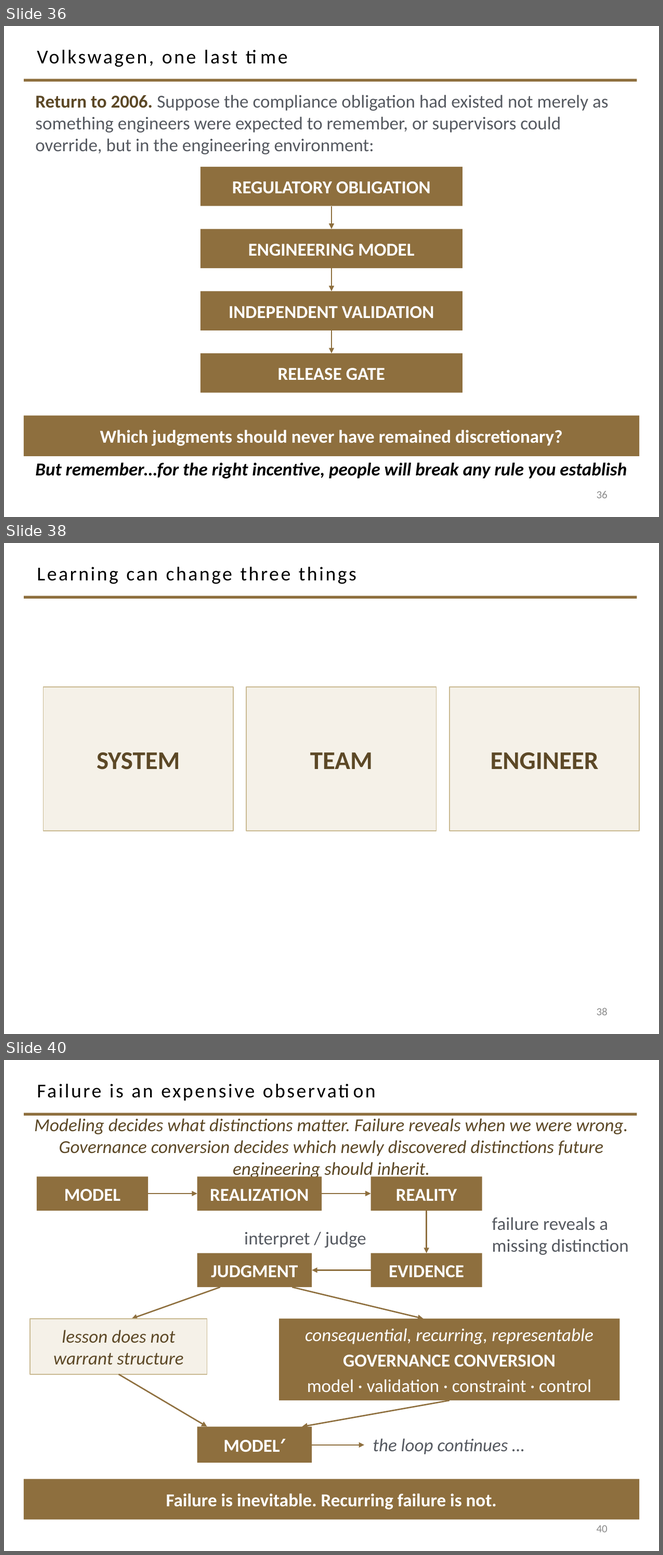
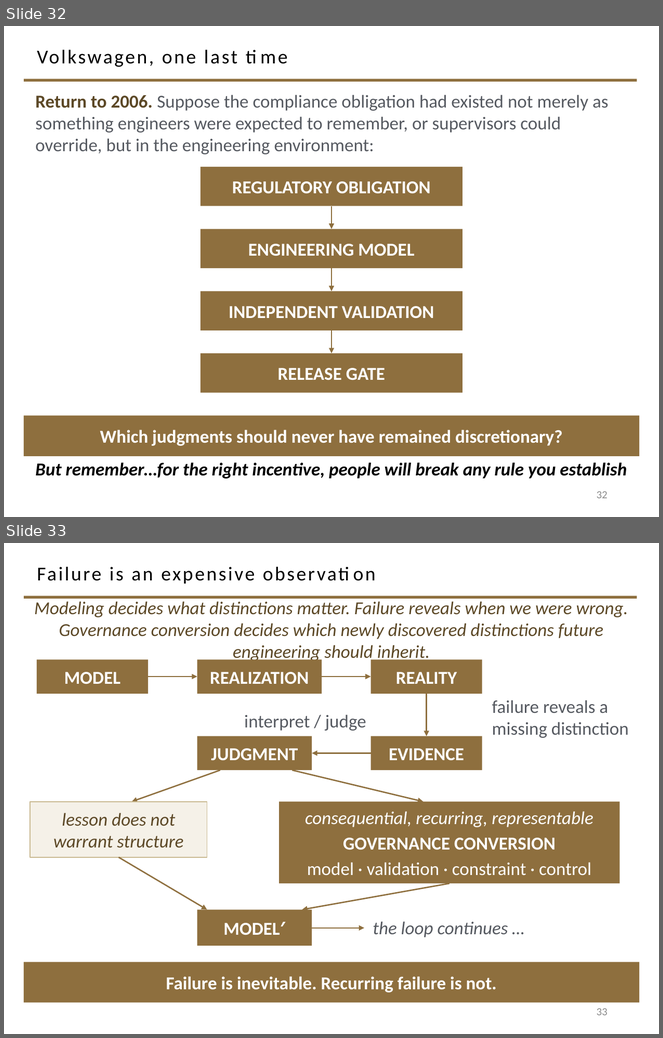
Before and after one commit to davisjam/model-based-agentic-software-engineering, a slide deck: course/lectures/act-2-delegation-and-control/04-failure-aware-engineering/2-4-Failure-Aware-Engineering.pptx. Shown one above the other, each under a label of ours: slides 36, 38 and 40 before the commit, slides 32 and 33 after it; the slides between them are not shown. The pictures are 663x1555 and 663x1038 pixels, drawn with LibreOffice and Linux fonts; fonts in the diff are those of the drawing; background and template pictures are left out. Boxes give left, top, right and bottom in pixels: in the first picture for what was removed or moved away, otherwise in the second. Text is boxed around its words. In the diff, an @@ line names an element or a change of style, - is before the commit and + after.

```diff
--- a/course/lectures/act-2-delegation-and-control/04-failure-aware-engineering/2-4-Failure-Aware-Engineering.pptx
+++ b/course/lectures/act-2-delegation-and-control/04-failure-aware-engineering/2-4-Failure-Aware-Engineering.pptx
@@ slide 38 removed at <box>4,543,659,1034</box>, background #FFFFFF; not listed: 1 template element that a slide beside it also shows @@
@@ title removed at <box>37,566,357,584</box> @@
-Learning can change three things
@@ rectangle removed at <box>44,687,233,831</box> @@
-SYSTEM
@@ rectangle removed at <box>246,687,437,831</box> @@
-TEAM
@@ rectangle removed at <box>450,687,639,831</box> @@
-ENGINEER
@@ page number removed at <box>597,1008,608,1016</box> @@
-38
@@ what was slide 36 is now slide 32 @@
@@ page number at <box>597,491,608,499</box>: text changed @@
-36
+32
@@ what was slide 40 is now slide 33 @@
@@ page number at <box>597,1008,608,1016</box>: text changed @@
-40
+33
```
Also in this commit, not shown: 7 slides changed, 1 slide added, 7 other slides removed.
